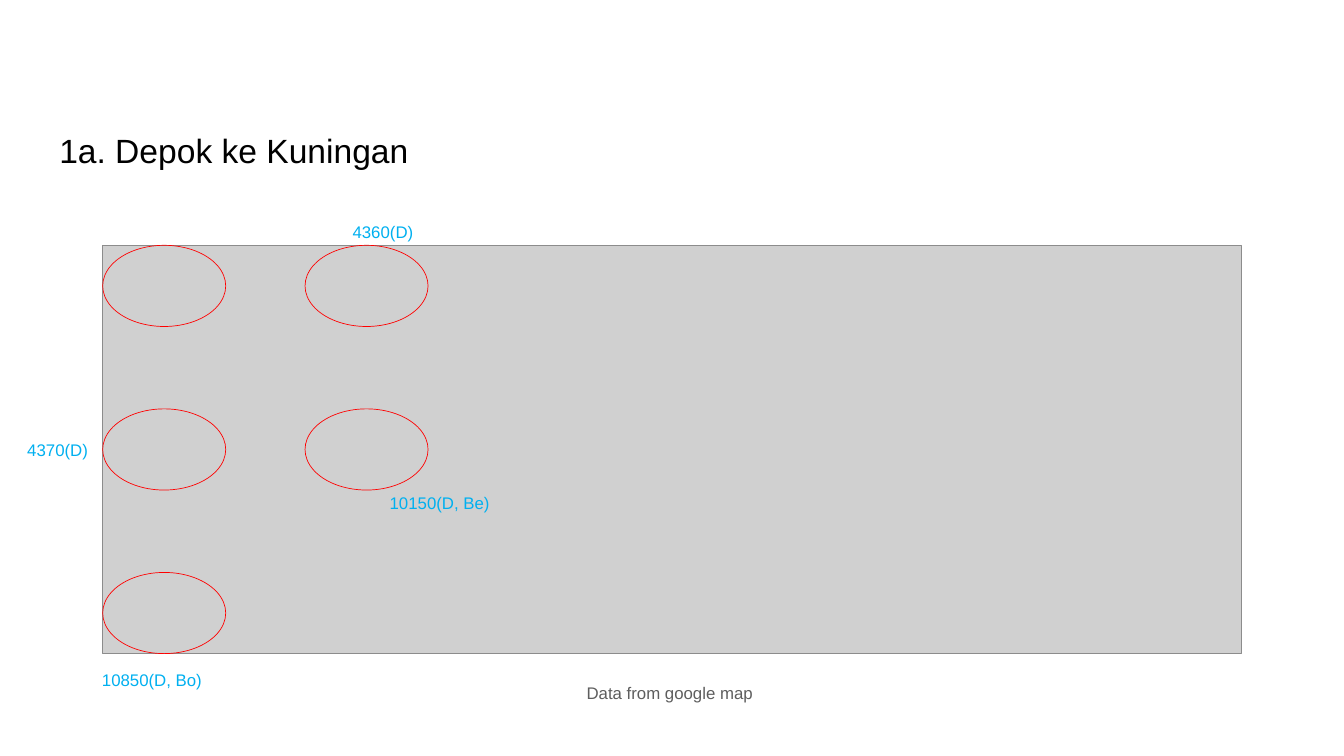
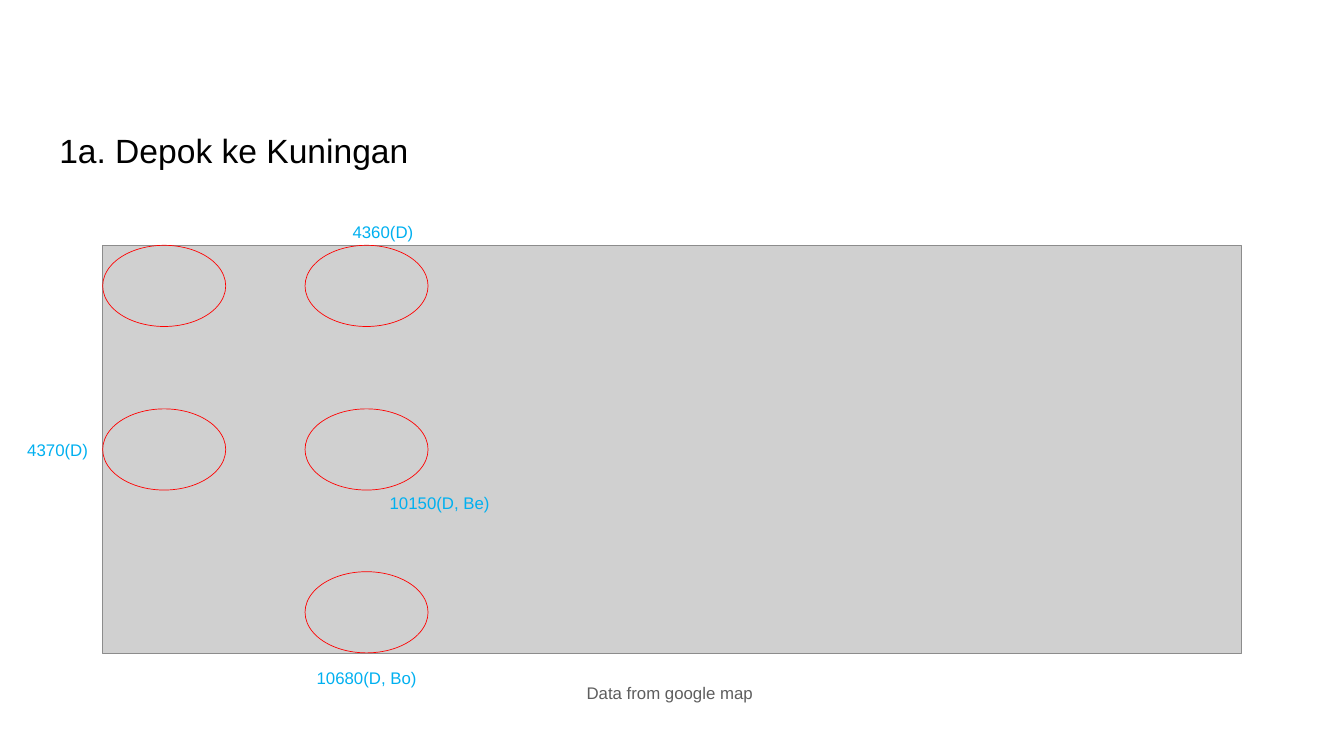
Before and after one commit to DentAlpha/Latihan-6-EL2208-PMC, a slide deck: slide 7 of Latihan 6.pptx. Drawn at 1344x756 pixels with LibreOffice and Linux fonts; fonts in the diff are those of the drawing; grey boxes stand for pictures. Boxes give left, top, right and bottom in pixels: in the first picture for what was removed or moved away, otherwise in the second. Text is boxed around its words. In the diff, an @@ line names an element or a change of style, - is before the commit and + after.

```diff
--- a/Latihan 6.pptx
+++ b/Latihan 6.pptx
@@ ellipse: place and size @@
-ellipse at [103, 572, 226, 654]
+ellipse at [305, 571, 428, 653]
@@ text at [317, 671, 416, 688]: text changed @@
-10850(D, Bo)
+10680(D, Bo)
```
Also in this commit, not shown: 26 other slides changed, 3 slides added.
